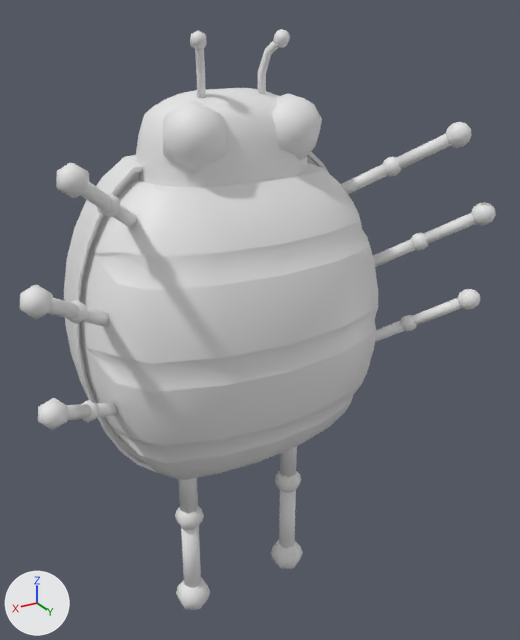
One commit to the glTF model pizza-jam-16/Models/DrillBug.glb: the scene before it, then after it.
Before and after are seen from a 50 mm camera at (4.23, 7.92, 3.74) aimed at (-0.43, 0.15, -0.14). The axes (+X, +Y, +Z) are drawn at lower left. The lights are the same throughout. The first picture is the older version. Where no turn or scale is listed for an object, it has been applied to the vertices. Vertices at exactly the same position are counted once.

The first picture shows 'Arm', 'Arm.001', 'Arm.002', 'Arm.003', 'Arm.004', 'Arm.005', 'Body', 'Cylinder', 'Eyes', 'Head.001', 'Leg'.
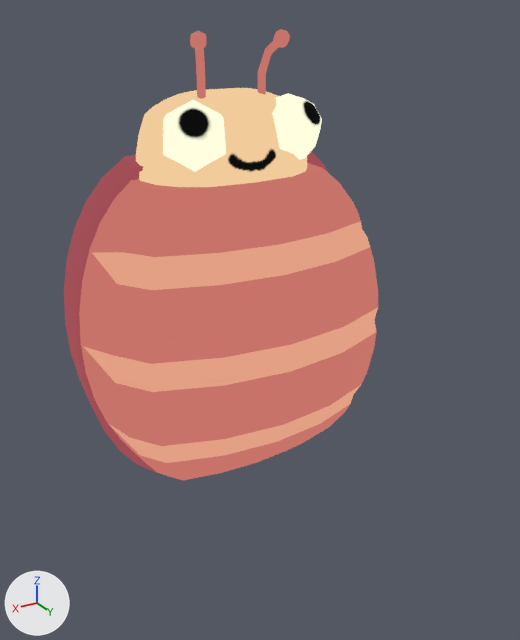
Edits to the bpy script that builds the scene:
```text
Add img_tex_bug:
    img_tex_bug = load_image('tex_bug', '_unpacked/tex_bug', 1024, 1024, 'sRGB')
Add mat_material_001:
    mat_material_001 = bpy.data.materials.new('Material.001')
    # colours: black #000000
    # uses the picture img_tex_bug
Change me_sphere_002:
    where me_sphere_002.from_pydata(...)  # 400 vertices, 802 faces; spans x -2.08..2.08, y -1.66..1.58, z -4.06..0.29
    used by ob_body; location = (0.0, 0.0, 1.8)
    me_sphere_002 part 1: texture (UV) coordinates of 802 of 802 faces, centred in x -2.06..2.06, y -1.61..1.54, z -4.03..0.29, changed; they spanned u 0.75..1.0, v 0.0..0.88 and now span u 0.01..0.99, v 0.01..0.85
    add me_sphere_002.materials.append(mat_material_001)
Change me_sphere_003:
    where me_sphere_003.from_pydata(...)  # 129 vertices, 240 faces; spans x -1.12..1.12, y -0.77..0.77, z 0.0..1.08
    used by ob_head_001; location = (0.0, 0.0, 1.8)
    me_sphere_003 part 2: texture (UV) coordinates of 240 of 240 faces, centred in x -1.09..1.09, y -0.75..0.75, z 0.12..1.07, changed; they spanned u 0.25..0.5, v 0.5..1.0 and now span u 0.33..0.46, v 0.54..0.7
    add me_sphere_003.materials.append(mat_material_001)
Change me_sphere_004:
    where me_sphere_004.from_pydata(...)  # 64 vertices, 120 faces; spans x -1.02..1.02, y 0.1..0.88, z 0.24..1.04
    used by ob_eyes; location = (0.0, 0.0, 1.8)
    me_sphere_004 part 3: texture (UV) coordinates of 120 of 120 faces, centred in x -0.97..0.97, y 0.12..0.85, z 0.29..0.99, changed; they spanned u 0.0..1.0, v 0.0..1.0 and now span u 0.33..0.49, v 0.71..0.82
    add me_sphere_004.materials.append(mat_material_001)
Change me_cylinder:
    where me_cylinder.from_pydata(...)  # 144 vertices, 272 faces; spans x -0.627..0.627, y 0.185..0.553, z -0.275..0.455
    used by ob_cylinder; location = (0.0, 0.0, 3.09)
    me_cylinder part 4: texture (UV) coordinates of 272 of 272 faces, centred in x -0.612..0.612, y 0.188..0.548, z -0.275..0.445, changed; they spanned u 0.0..1.0, v 0.0..1.0 and now span u 0.47..0.52, v 0.46..0.67
    add me_cylinder.materials.append(mat_material_001)
Remove ob_leg:
    ob_leg = bpy.data.objects.new('Leg', me_cylinder_008)
    ob_leg.location = (0.0, 0.0, 0.0)
Remove ob_arm:
    ob_arm = bpy.data.objects.new('Arm', me_cylinder_001)
    ob_arm.location = (-1.58, 0.67, 1.71)
Remove ob_arm_001:
    ob_arm_001 = bpy.data.objects.new('Arm.001', me_cylinder_003)
    ob_arm_001.location = (-2.03, 0.74, -0.52)
Remove ob_arm_002:
    ob_arm_002 = bpy.data.objects.new('Arm.002', me_cylinder_004)
    ob_arm_002.location = (-2.06, 0.78, 0.68)
Remove ob_arm_003:
    ob_arm_003 = bpy.data.objects.new('Arm.003', me_cylinder_005)
    ob_arm_003.location = (1.58, 0.67, 1.71)
    ob_arm_003.rotation_euler = (2.469, 0.92, 0.062)  # degrees (141, 53, 3.6)
    ob_arm_003.scale = (-1.59, -1.59, -1.59)
Remove ob_arm_004:
    ob_arm_004 = bpy.data.objects.new('Arm.004', me_cylinder_006)
    ob_arm_004.location = (2.03, 0.74, -0.52)
    ob_arm_004.rotation_euler = (2.469, 0.92, 0.062)  # degrees (141, 53, 3.6)
    ob_arm_004.scale = (-1.59, -1.59, -1.59)
Remove ob_arm_005:
    ob_arm_005 = bpy.data.objects.new('Arm.005', me_cylinder_007)
    ob_arm_005.location = (2.06, 0.78, 0.68)
    ob_arm_005.rotation_euler = (2.469, 0.92, 0.062)  # degrees (141, 53, 3.6)
    ob_arm_005.scale = (-1.59, -1.59, -1.59)
```

Where the change shows, as pixel boxes [x1, y1, x2, y2] in the pictures (520 x 640 px):
'Body', recoloured, surface changed (white to pink): [64, 152, 378, 480] in both
'Head.001', recoloured, surface changed (white to beige): [136, 88, 307, 187] in both
'Eyes', recoloured, surface changed: [163, 93, 322, 172] in both
'Leg', deleted: before [175, 446, 303, 610]
'Arm', deleted: before [341, 122, 472, 194]
'Arm.003', deleted: before [56, 163, 137, 227]
'Arm.005', deleted: before [20, 285, 109, 326]
'Arm.002', deleted: before [373, 202, 496, 267]
'Arm.004', deleted: before [38, 398, 118, 430]
'Arm.001', deleted: before [375, 289, 480, 342]
'Cylinder', recoloured, surface changed (white to pink): [190, 29, 290, 99] in both
